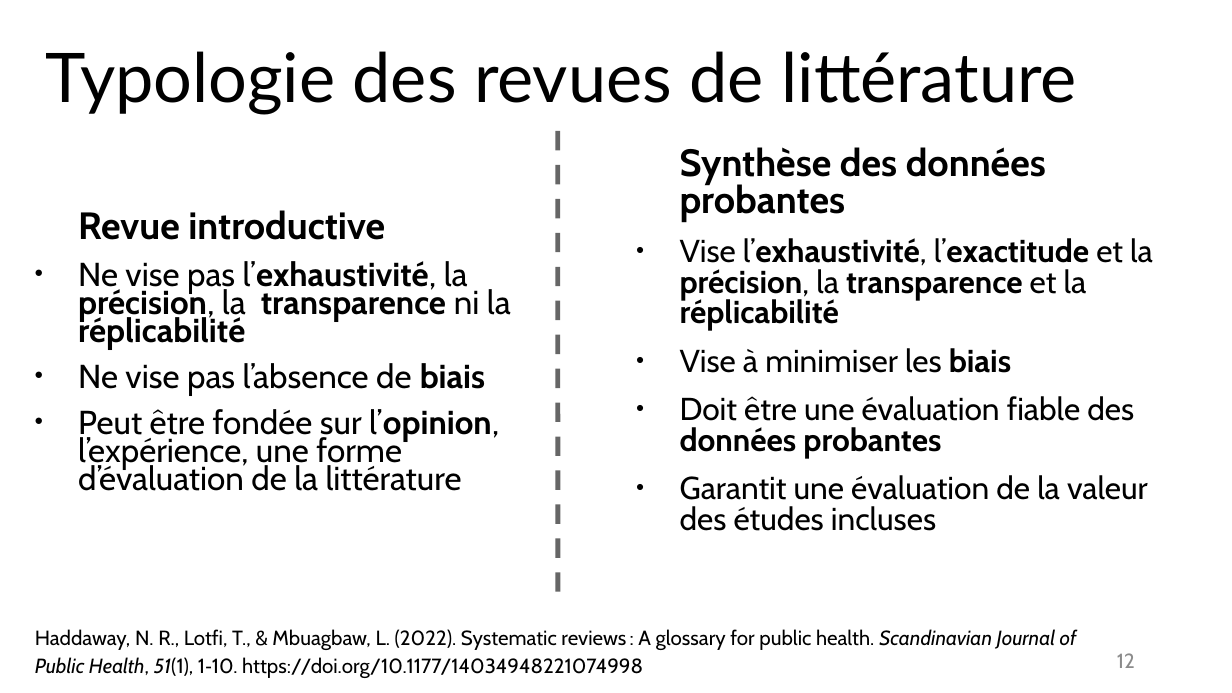
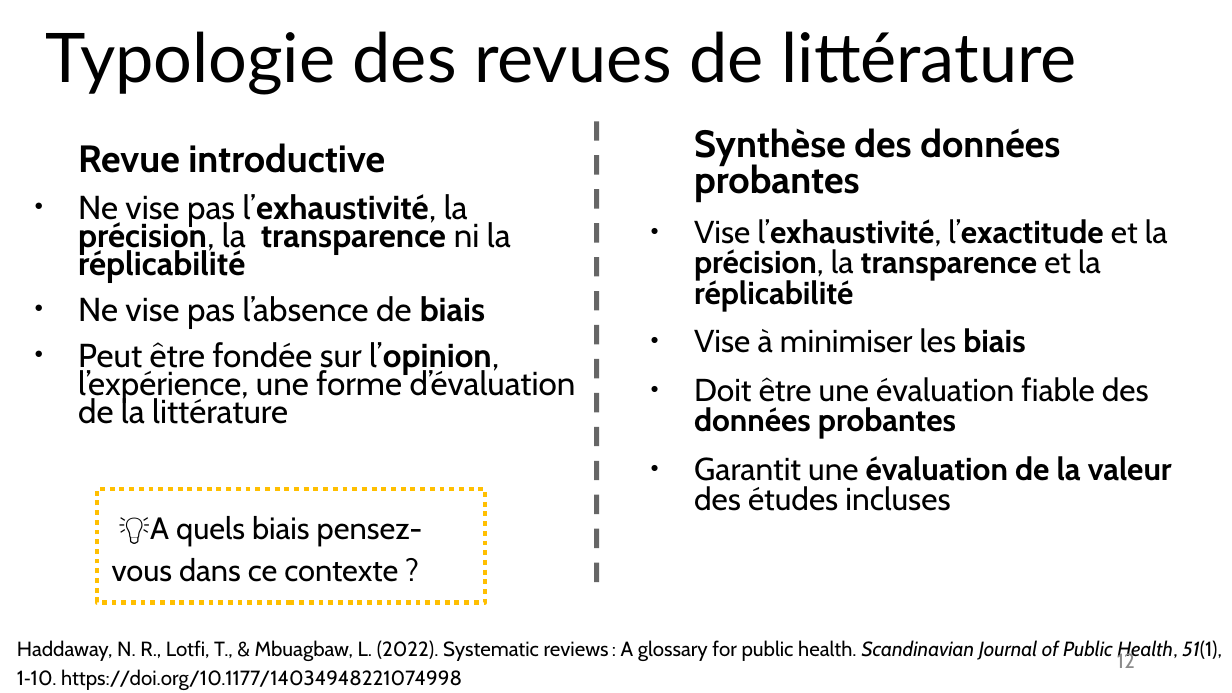
Before and after one commit to fflamerie/intro_revlit, a slide deck: slide 12 of docs/Intro_RevLit.odp. Drawn at 1232x693 pixels with LibreOffice and Linux fonts; fonts in the diff are those of the drawing. Boxes give left, top, right and bottom in pixels: in the first picture for what was removed or moved away, otherwise in the second. Text is boxed around its words. In the diff, an @@ line names an element or a change of style, - is before the commit and + after.

```diff
--- a/docs/Intro_RevLit.odp
+++ b/docs/Intro_RevLit.odp
@@ title "Typologie des revues de littérature": place and size @@
-title "Typologie des revues de littérature" at (46, 51, 1077, 114)
+title "Typologie des revues de littérature" at (46, 31, 1077, 95)
@@ text "Revue introductive" rewrapped from (78, 210, 511, 491) to (78, 143, 576, 424) @@
@@ line moved from (558, 131) - (558, 599) to (596, 121) - (596, 589) @@
@@ text "Synthèse des données probantes": place and size @@
-text "Synthèse des données probantes" at (680, 147, 1153, 531)
+text "Synthèse des données probantes" at (694, 128, 1172, 511)
@@ text at (694, 456, 1172, 511): bold on in "évaluation de la valeur" @@
@@ rectangle added at (97, 489, 485, 602), outline #FFBF00 2.83 pt dashed, 18 pt, text #000000 @@
+💡A quels biais pensez-vous dans ce contexte ?
@@ text "Haddaway, N. R., Lotfi, T., ..." rewrapped from (35, 629, 1077, 678) to (17, 640, 1222, 690) @@
```
Also in this commit, not shown: 18 other slides changed, 8 slides added, 4 other files.
